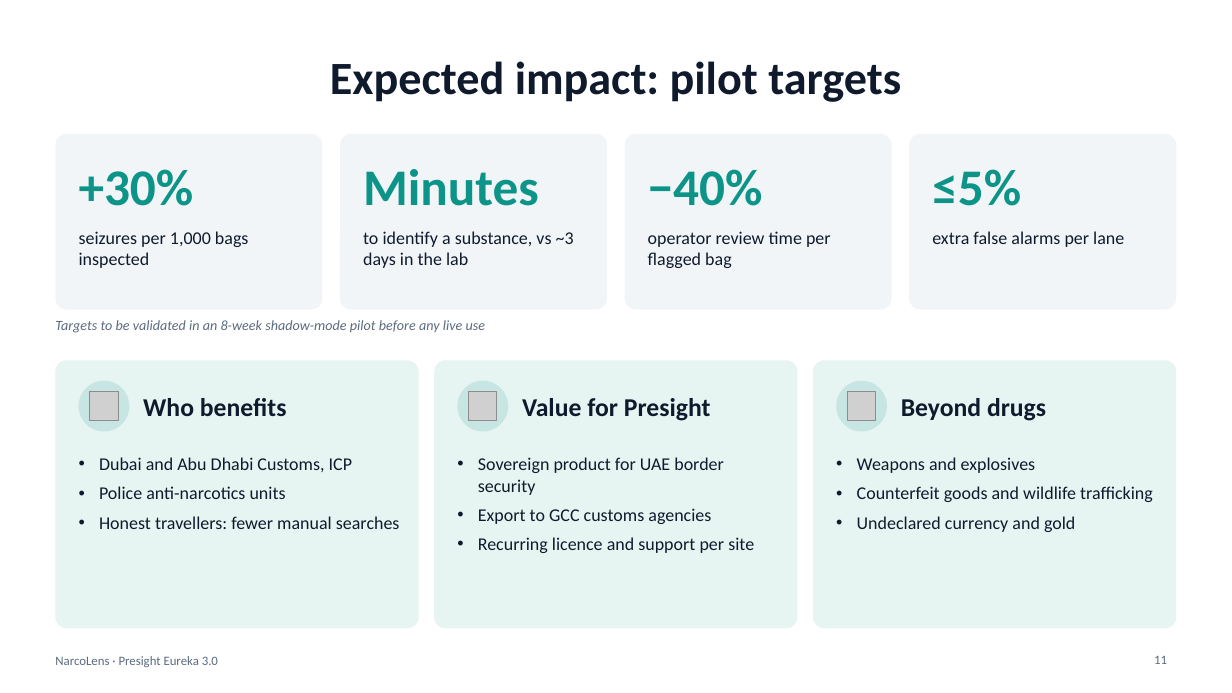
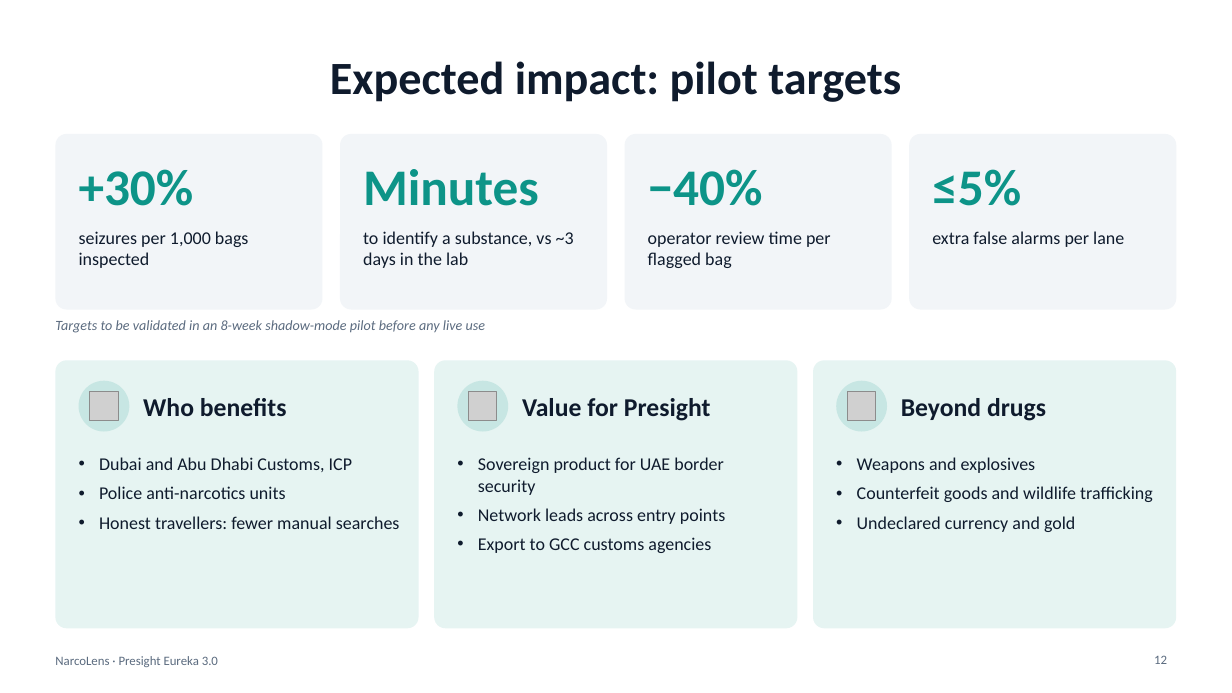
Before and after one commit to riaz-95/ProvisionX, a slide deck: slide 12 of narcolens-pitch-deck.pptx (slide 11 before the commit). Drawn at 1232x693 pixels with LibreOffice and Linux fonts; fonts in the diff are those of the drawing; grey boxes stand for pictures. Boxes give left, top, right and bottom in pixels: in the first picture for what was removed or moved away, otherwise in the second. Text is boxed around its words. In the diff, an @@ line names an element or a change of style, - is before the commit and + after.

```diff
--- a/narcolens-pitch-deck.pptx
+++ b/narcolens-pitch-deck.pptx
@@ text at box(478, 508, 725, 524): paragraph added @@
+• Network leads across entry points
@@ text at box(478, 537, 754, 553): paragraph removed @@
-• Recurring licence and support per site
@@ page number at box(1154, 655, 1167, 664): text changed @@
-11
+12
```
Also in this commit, not shown: 1 other slide changed, 1 slide added, 12 other files.
